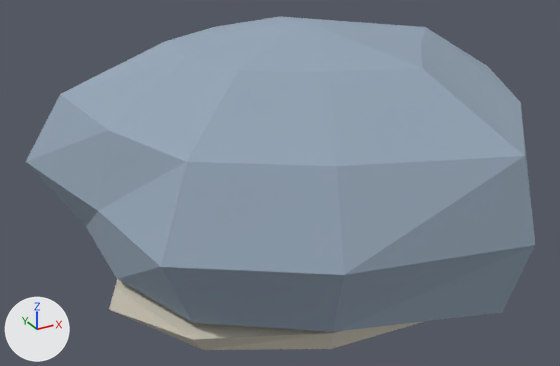
Two versions of the glTF model Assets/ModelFactory/Models/DL-008/parts/boulder.glb, one commit apart.
Before and after are seen from a 50 mm camera at (-2.12, -3.63, 2.45) aimed at (-0.1, 0.04, 0.61). Every picture has the same lights, and +X, +Y and +Z are marked at lower left. The first picture is the older version. Where no turn or scale is listed for an object, it has been applied to the vertices. Vertices at exactly the same position are counted once.

In view in the first picture: 'DL008_Boulder_sediment', 'DL008_Boulder_stone_blue'.
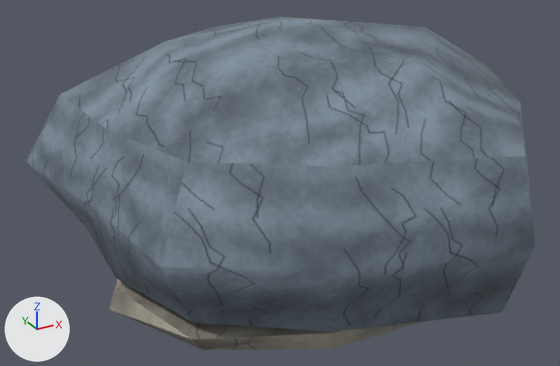
What differs and where, as boxes (x1, y1, x2, y2) in the pictures (560 x 366 px):
'DL008_Boulder_stone_blue', surface changed, recoloured (greyish blue to blue): (26, 17, 535, 332) in both
'DL008_Boulder_sediment', surface changed (darker): (109, 279, 424, 350) in both

What changed in the scene script:
```text
Add img_detail_rock:
    img_detail_rock = load_image('detail_rock', '_unpacked/detail_rock', 256, 256, 'sRGB')
Change mat_stone_blue:
    remove # nodes: BsdfPrincipled, OutputMaterial
    remove # colours: greyish blue #95a6b6
    nodes: BsdfPrincipled, Mix x2, OutputMaterial, TexImage, VertexColor
    colours: greyish blue #95a6b6, mixed with the vertex colours
    uses the picture img_detail_rock
Change mat_sediment:
    remove # nodes: BsdfPrincipled, OutputMaterial
    remove # colours: pale yellow #cec8b8
    nodes: BsdfPrincipled, Mix x2, OutputMaterial, TexImage, VertexColor
    colours: pale yellow #cec8b8, mixed with the vertex colours
    uses the picture img_detail_rock
Change me_dl008_boulder_stone_blue:
    where me_dl008_boulder_stone_blue.from_pydata(...)  # 72 vertices, 140 faces; spans x -1.38..1.62, y -1.36..1.29, z -0.15..1.55
    used by ob_dl008_boulder_stone_blue; location = (0.0, 0.0, 0.0)
    me_dl008_boulder_stone_blue part 1: texture (UV) coordinates changed
    me_dl008_boulder_stone_blue part 2: vertex colours changed
```
